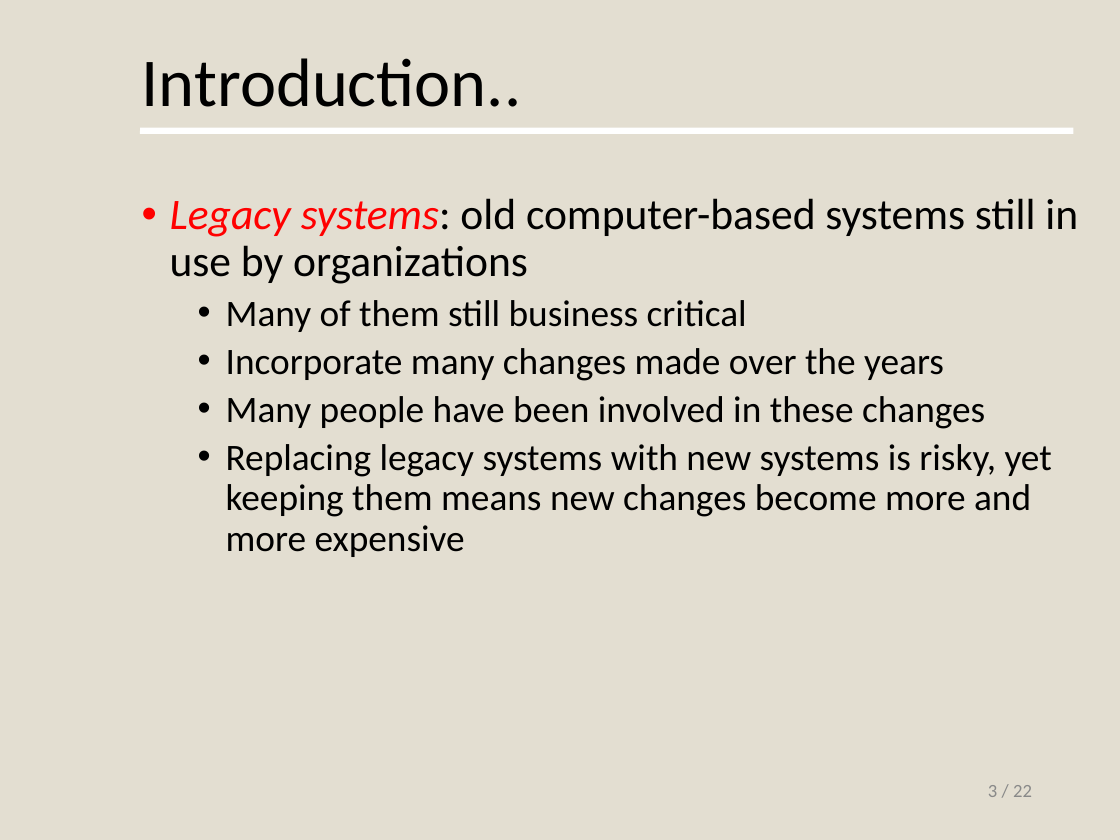
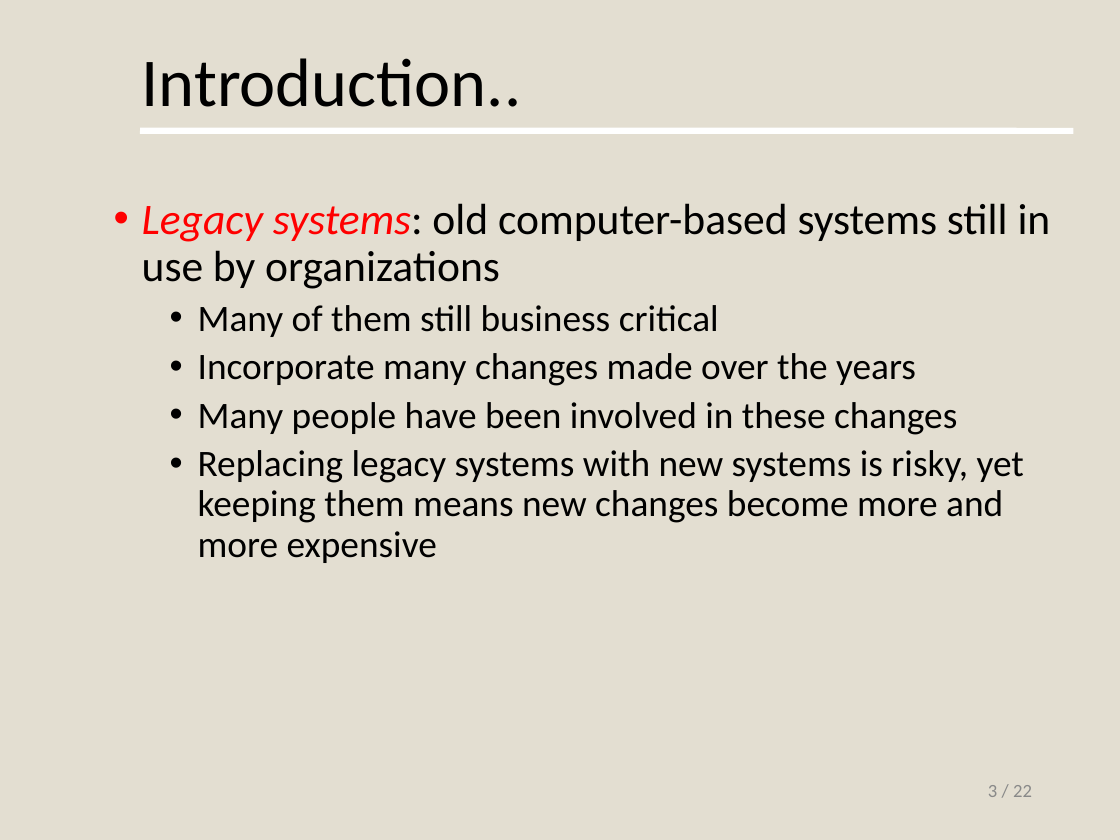
Before and after one commit to nottejas/clg-notes, a slide deck: slide 3 of SE/m1/UNIT1B_SE.ppt. Drawn at 1120x840 pixels with LibreOffice and Linux fonts; fonts in the diff are those of the drawing. Boxes give left, top, right and bottom in pixels: in the first picture for what was removed or moved away, otherwise in the second. Text is boxed around its words. In the diff, an @@ line names an element or a change of style, - is before the commit and + after.

```diff
--- a/SE/m1/UNIT1B_SE.ppt
+++ b/SE/m1/UNIT1B_SE.ppt
@@ text "Legacy systems: old computer-based systems ...": place and size @@
-text "Legacy systems: old computer-based systems ..." at box(170, 198, 1078, 557)
+text "Legacy systems: old computer-based systems ..." at box(142, 203, 1051, 563)
```
Also in this commit, not shown: 9 other slides changed.
